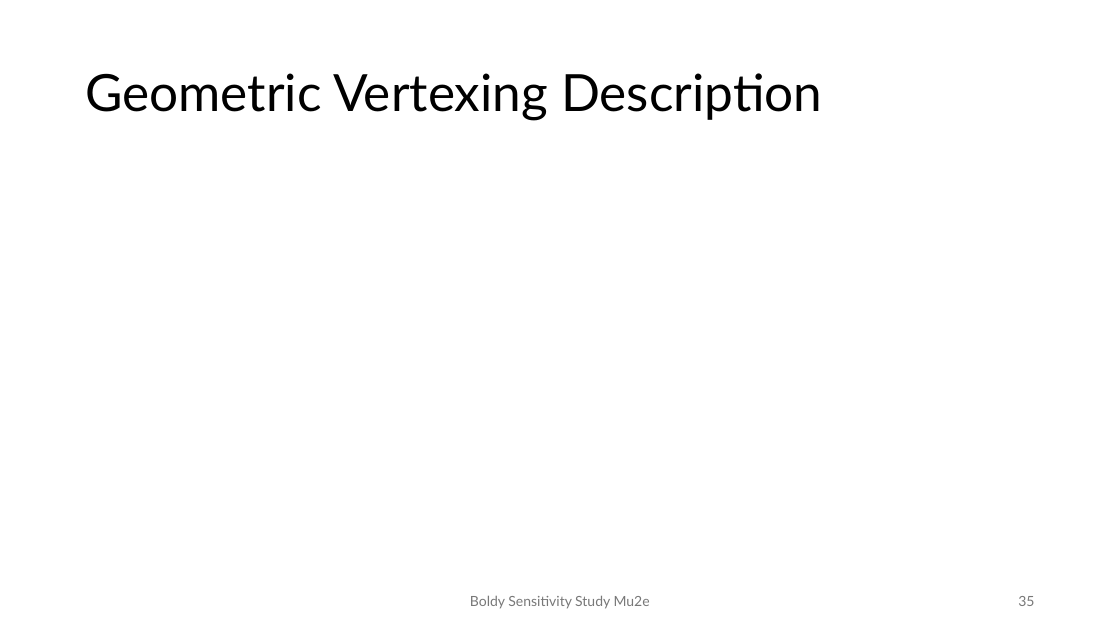
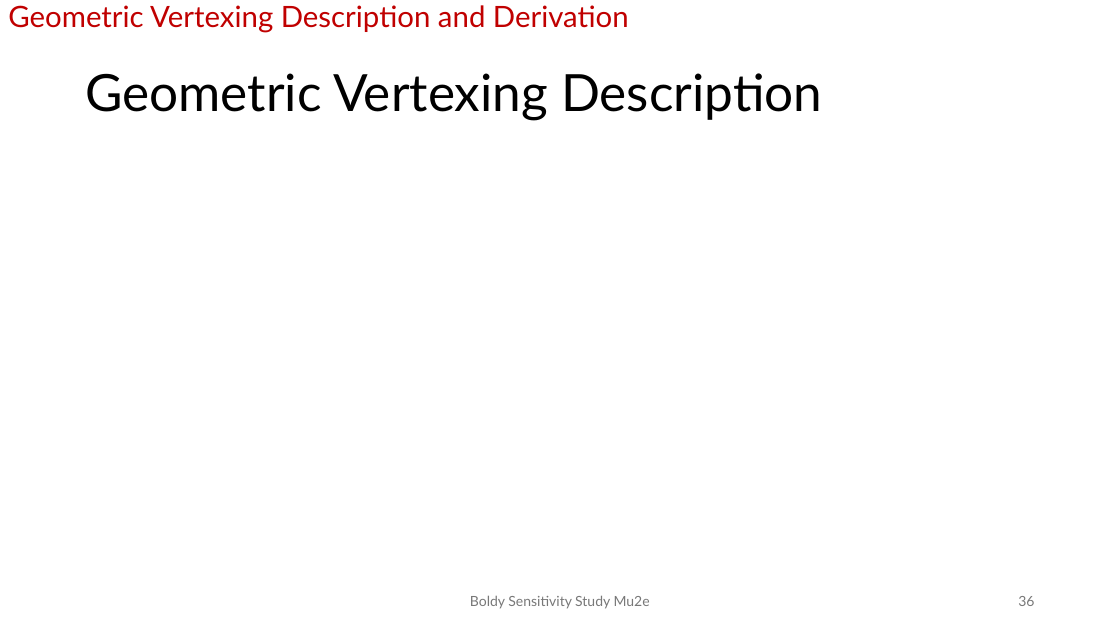
Before and after one commit to andrewboldy/DissertationAndProposalWriting, a slide deck: slide 36 of ProposalWriting/Presentation/BoldyProposalDefense [Autosaved].pptx (slide 35 before the commit). Drawn at 1120x630 pixels with LibreOffice and Linux fonts; fonts in the diff are those of the drawing. Boxes give left, top, right and bottom in pixels: in the first picture for what was removed or moved away, otherwise in the second. Text is boxed around its words. In the diff, an @@ line names an element or a change of style, - is before the commit and + after.

```diff
--- a/ProposalWriting/Presentation/BoldyProposalDefense [Autosaved].pptx
+++ b/ProposalWriting/Presentation/BoldyProposalDefense [Autosaved].pptx
@@ text added at (8,5,629,33), 25.2 pt, text #C00000 @@
+Geometric Vertexing Description and Derivation
@@ page number at (1018,596,1034,606): text changed @@
-35
+36
```
Also in this commit, not shown: 25 other slides changed, 1 slide added.
